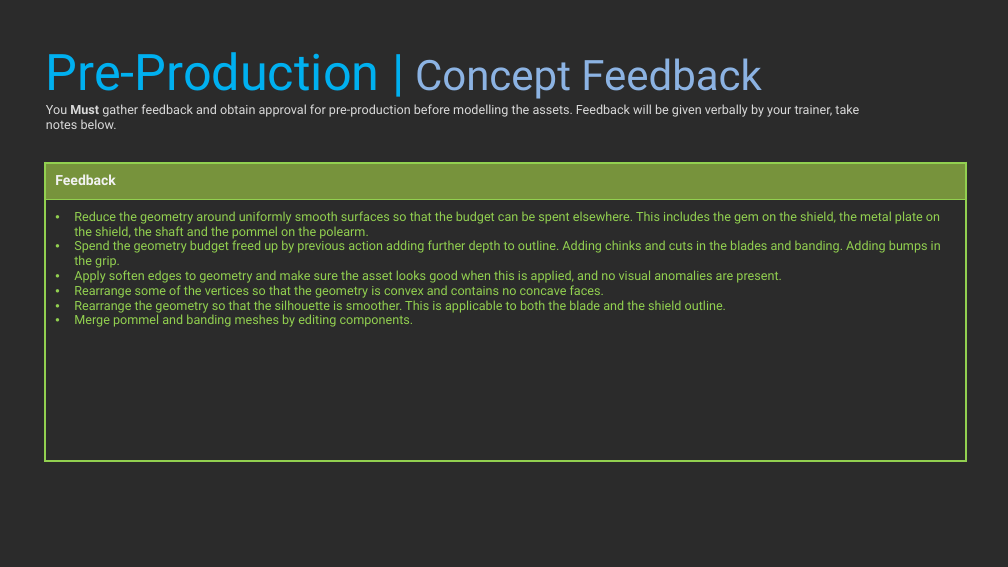
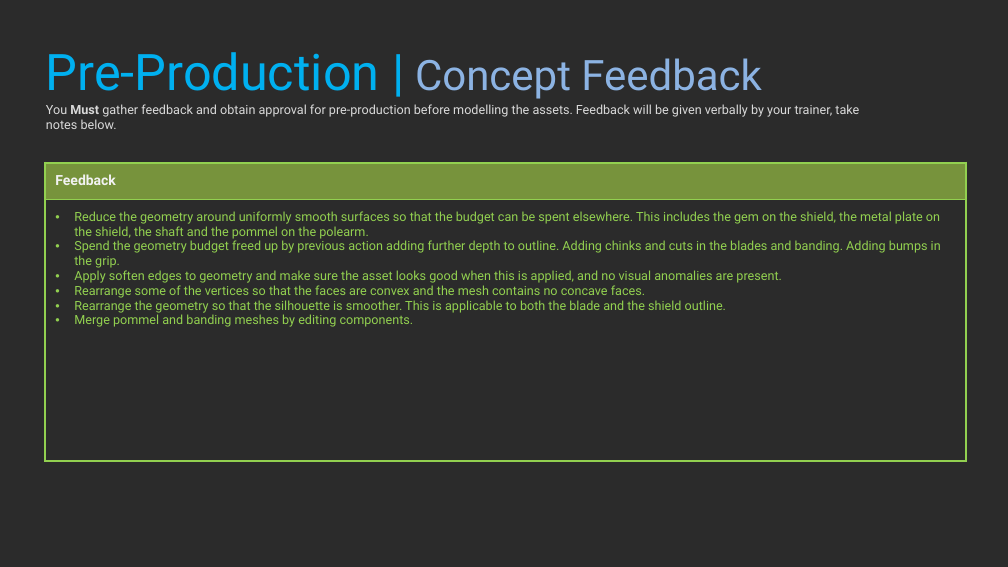
Before and after one commit to realityforge/aie_course, a slide deck: slide 18 of Assesment/3DArtPipeline_PeterDonald/3DArtPipeline_PeterDonald.pptx. Drawn at 1008x567 pixels with LibreOffice and Linux fonts; fonts in the diff are those of the drawing; background and template pictures are left out; a plain dark background stands for a picture behind light text. Boxes give left, top, right and bottom in pixels: in the first picture for what was removed or moved away, otherwise in the second. Text is boxed around its words. In the diff, an @@ line names an element or a change of style, - is before the commit and + after.

```diff
--- a/Assesment/3DArtPipeline_PeterDonald/3DArtPipeline_PeterDonald.pptx
+++ b/Assesment/3DArtPipeline_PeterDonald/3DArtPipeline_PeterDonald.pptx
@@ table at (45,162,966,461) @@
-row 2, column 1: Reduce the geometry around uniformly smooth surfaces so that the budget can be spent elsewhere. This includes the gem on the shield, the metal plate on the shield, the shaft and the pommel on the polearm. / Spend the geometry budget freed up by previous action adding further depth to outline. Adding chinks and cuts in the blades and banding. Adding bumps in the grip. / Apply soften edges to geometry and make sure the asset looks good when this is applied, and no visual anomalies are present. / Rearrange some of the vertices so that the geometry is convex and contains no concave faces. / Rearrange the geometry so that the silhouette is smoother. This is applicable to both the blade and the shield outline. / Merge pommel and banding meshes by editing components.
+row 2, column 1: Reduce the geometry around uniformly smooth surfaces so that the budget can be spent elsewhere. This includes the gem on the shield, the metal plate on the shield, the shaft and the pommel on the polearm. / Spend the geometry budget freed up by previous action adding further depth to outline. Adding chinks and cuts in the blades and banding. Adding bumps in the grip. / Apply soften edges to geometry and make sure the asset looks good when this is applied, and no visual anomalies are present. / Rearrange some of the vertices so that the faces are convex and the mesh contains no concave faces. / Rearrange the geometry so that the silhouette is smoother. This is applicable to both the blade and the shield outline. / Merge pommel and banding meshes by editing components.
```
Also in this commit, not shown: 3 other slides changed.
